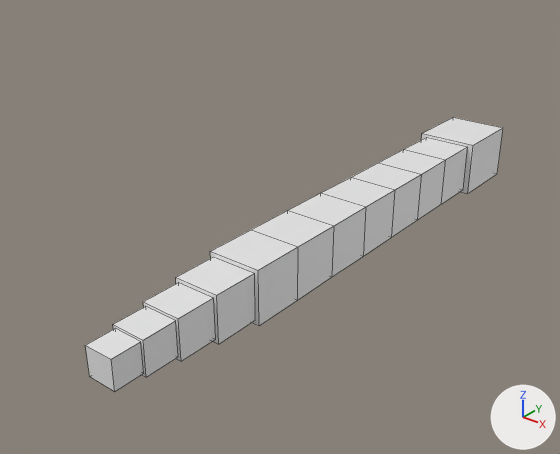
The Blender file snake.blend, before and after one commit.
Camera for both pictures: a camera (50 mm lens) standing at (7.23, -8.38, 6.25) and looking at (-0.48, 1.25, 0.27). The lights are fixed; the arrows at lower right show +X, +Y and +Z. Mesh edges are drawn as thin lines.
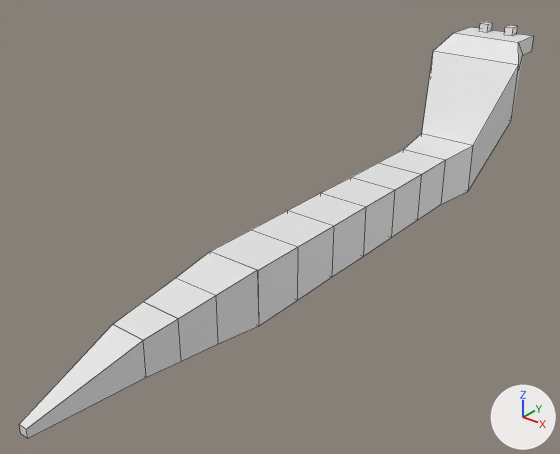
Commit message: Snake updates

Pixel boxes [x1, y1, x2, y2] of what changed, in the pictures (560 x 454 px):
'cube12', added: after [422, 51, 519, 191]
'cube1', added: after [19, 325, 146, 438]
'Cube.011', deleted: before [421, 117, 503, 194]
'Cube.004', deleted: before [85, 328, 144, 391]
'head', added: after [434, 27, 533, 120]
'l_eye', added: after [504, 25, 518, 36]
'r_eye', added: after [479, 22, 493, 32]

What changed in the scene script:
```text
Add me_cube_015:
    me_cube_015.from_pydata([(-0.62, 6.5, -0.5), (-0.62, 6.5, 0.56), (-1.01, 7.45, 0.95), (-1.01, 7.45, 2.18), (0.62, 6.5, -0.5), (0.62, 6.5, 0.56), (1.01, 7.45, 0.95), (1.01, 7.45, 2.18)], [], [(0, 1, 3, 2), (6, 7, 5, 4), (4, 5, 1, 0), (2, 6, 4, 0), (7, 3, 1, 5), (2, 3, 7, 6)])
Add me_cube_014_1:
    me_cube_014_1.from_pydata(...)  # a box spanning x -0.398..-0.202, y 8.407..8.643, z 2.542..2.719
Add me_cube_013_1:
    me_cube_013_1.from_pydata(...)  # a box spanning x 0.202..0.398, y 8.407..8.643, z 2.542..2.719
Add me_cube_012_1:
    me_cube_012_1.from_pydata(...)  # 14 vertices, 10 faces; spans x -1.01..1.01, y 7.45..8.71, z 0.95..2.54
Add me_cube_005_1:
    me_cube_005_1.from_pydata([(-0.07, -1.5, -0.32), (-0.31, 0.26, -0.31), (-0.07, -1.5, -0.17), (0.07, -1.5, -0.32), (0.31, 0.26, -0.31), (0.07, -1.5, -0.17), (0.31, 0.26, 0.31), (-0.31, 0.26, 0.31)], [], [(1, 4, 3, 0), (0, 2, 7, 1), (3, 5, 2, 0), (4, 6, 5, 3), (6, 7, 2, 5), (1, 7, 6, 4)])
Remove ob_cube_004:
    ob_cube_004 = bpy.data.objects.new('Cube.004', me_cube_005)
    ob_cube_004.location = (0.0, -2.95, 0.0)
Remove ob_cube_011:
    ob_cube_011 = bpy.data.objects.new('Cube.011', me_cube_012)
    ob_cube_011.location = (0.0, 0.0, 0.0)
Add ob_cube12:
    ob_cube12 = bpy.data.objects.new('cube12', me_cube_015)
    ob_cube12.location = (0.0, 0.0, 0.0)
Add ob_r_eye:
    ob_r_eye = bpy.data.objects.new('r_eye', me_cube_014_1)
    ob_r_eye.location = (0.0, 0.0, 0.0)
Add ob_l_eye:
    ob_l_eye = bpy.data.objects.new('l_eye', me_cube_013_1)
    ob_l_eye.location = (0.0, 0.0, 0.0)
Add ob_head:
    ob_head = bpy.data.objects.new('head', me_cube_012_1)
    ob_head.location = (0.0, 0.0, 0.0)
Add ob_cube1:
    ob_cube1 = bpy.data.objects.new('cube1', me_cube_005_1)
    ob_cube1.location = (0.0, -2.95, 0.0)
```
